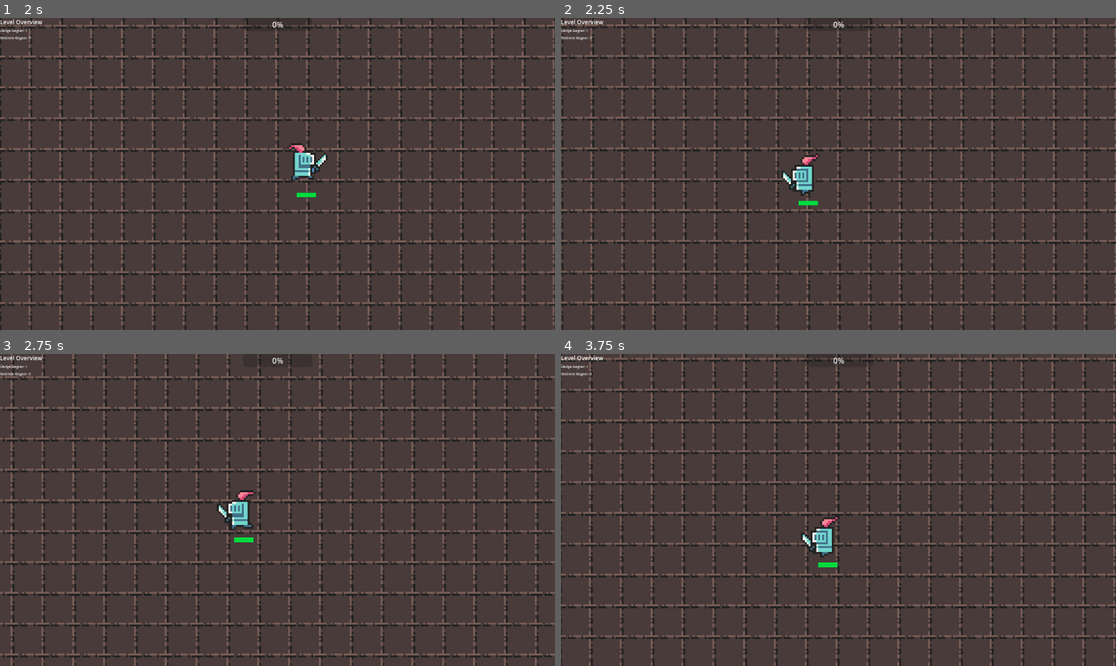
Above: before the commit, frames 1-4 (two rows, left to right).
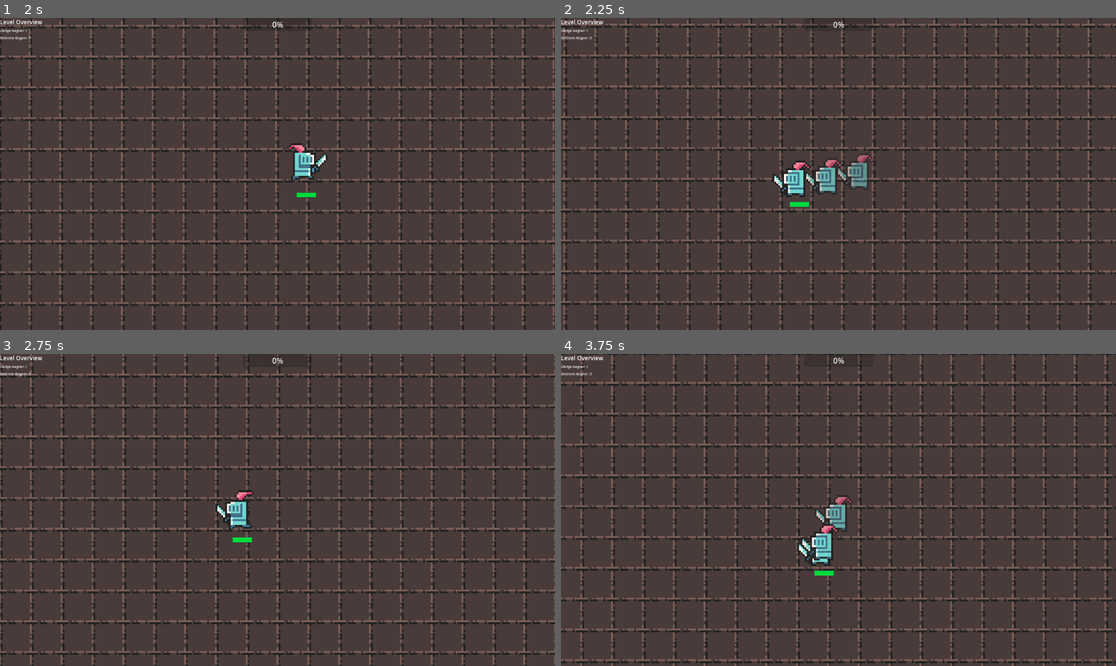
Above: after the commit, the same moments.

Repository: Lukas74m/gae_ca2
Game: Godot game, scene res://scenes/mainMenu/Main_Menu.tscn
Same seed, same stepped clock (60 frames per second), same inputs: the game is played once before the commit and once after it.
Inputs (mouse positions are in pixels of both pictures, inside the frame that each line leads up to):
- Up to frame 1 (2 s): click "Spielen" at 0.5 s; move the mouse to (399, 158) at 1.27 s; hold Q (attack) from 1.28 s (still down); tap E (dash) at 1.55 s
- Up to frame 2 (2.25 s): move the mouse to (727, 189) at 2.02 s; release Q (attack) at 2.03 s; tap E (dash) at 2.1 s
- Up to frame 3 (2.75 s): tap Q (attack) at 2.3 s
- Up to frame 4 (3.75 s): move the mouse to (894, 441) at 2.77 s; hold Q (attack) 2.78-3.53 s; tap E (dash) at 3.05, 3.6 s; move the mouse to (810, 572) at 3.52 s

Frame 1 is identical in both runs. In frame 2, 21% of the frame differs, in the area x 0-100%, y 0-100%; in frame 3, 26%; in frame 4, 29%.

Commit message:
player dash

Diff:
--- a/gae-ca2/scenes/enemies/bosses/BossBase.tscn
+++ b/gae-ca2/scenes/enemies/bosses/BossBase.tscn
@@ -47,13 +47,11 @@
 
 [node name="BossAnimation" type="AnimatedSprite2D" parent="." index="2"]
 position = Vector2(0, 1.58946e-06)
-scale = Vector2(1, 1)
 sprite_frames = SubResource("SpriteFrames_xvspy")
 animation = &"attack"
 
 [node name="CollisionShape2D" type="CollisionShape2D" parent="." index="3"]
 position = Vector2(26.6667, 20)
-scale = Vector2(1, 1)
 shape = SubResource("CapsuleShape2D_arcqg")
 
 [node name="BossCenter" type="Marker2D" parent="." index="4"]
--- a/gae-ca2/scenes/player/Player.tscn
+++ b/gae-ca2/scenes/player/Player.tscn
@@ -1,7 +1,8 @@
-[gd_scene load_steps=25 format=3 uid="uid://c5o7ciyvg8l1k"]
+[gd_scene load_steps=28 format=3 uid="uid://c5o7ciyvg8l1k"]
 
 [ext_resource type="Script" uid="uid://cnul1yq56e3sh" path="res://scripts/player/player.gd" id="1_gfjak"]
 [ext_resource type="Texture2D" uid="uid://be54xp6d03gkl" path="res://assets/player/Character_Attack_new.png" id="2_c3xxp"]
+[ext_resource type="PackedScene" uid="uid://bto6qrfftmiin" path="res://scenes/player/ghost.tscn" id="2_npwbq"]
 [ext_resource type="Texture2D" uid="uid://bt0sojp5xikm8" path="res://assets/player/Character_Idle_new.png" id="3_npwbq"]
 [ext_resource type="Texture2D" uid="uid://c73nbi7bwn3h3" path="res://assets/player/Character_Walk_new.png" id="4_v42im"]
 [ext_resource type="PackedScene" uid="uid://c4s7ucak0uoa0" path="res://scenes/components/Health.tscn" id="5_tpg5x"]
@@ -38,6 +39,14 @@
 [sub_resource type="AtlasTexture" id="AtlasTexture_8qjgm"]
 atlas = ExtResource("2_c3xxp")
 region = Rect2(224, 0, 32, 32)
+
+[sub_resource type="AtlasTexture" id="AtlasTexture_npwbq"]
+atlas = ExtResource("4_v42im")
+region = Rect2(0, 0, 32, 32)
+
+[sub_resource type="AtlasTexture" id="AtlasTexture_v42im"]
+atlas = ExtResource("4_v42im")
+region = Rect2(96, 0, 32, 32)
 
 [sub_resource type="AtlasTexture" id="AtlasTexture_ejd4k"]
 atlas = ExtResource("3_npwbq")
@@ -100,6 +109,17 @@
 }, {
 "frames": [{
 "duration": 1.0,
+"texture": SubResource("AtlasTexture_npwbq")
+}, {
+"duration": 1.0,
+"texture": SubResource("AtlasTexture_v42im")
+}],
+"loop": false,
+"name": &"dash",
+"speed": 5.0
+}, {
+"frames": [{
+"duration": 1.0,
 "texture": SubResource("AtlasTexture_ejd4k")
 }, {
 "duration": 1.0,
@@ -140,12 +160,14 @@
 [node name="Player" type="CharacterBody2D"]
 position = Vector2(9, 0)
 script = ExtResource("1_gfjak")
+dash_ghost_scene = ExtResource("2_npwbq")
 
 [node name="AnimatedSprite2D" type="AnimatedSprite2D" parent="."]
 position = Vector2(-10, 0)
 sprite_frames = SubResource("SpriteFrames_tpg5x")
-animation = &"idle"
+animation = &"dash"
 autoplay = "idle"
+frame_progress = 0.712099
 
 [node name="CollisionShape2D" type="CollisionShape2D" parent="."]
 position = Vector2(-9, 0)
--- /dev/null
+++ b/gae-ca2/scenes/player/ghost.tscn
@@ -0,0 +1,6 @@
+[gd_scene load_steps=2 format=3 uid="uid://bto6qrfftmiin"]
+
+[ext_resource type="Script" uid="uid://c476vddo6j062" path="res://scripts/player/ghost_animation.gd" id="1_16qp1"]
+
+[node name="Ghost" type="Sprite2D"]
+script = ExtResource("1_16qp1")
--- a/gae-ca2/scripts/components/playerStatsComponent/player_stats_component.gd
+++ b/gae-ca2/scripts/components/playerStatsComponent/player_stats_component.gd
@@ -4,9 +4,9 @@
 # base stats from the player
 var base_stats = {
 	"attack_damage": 25,
-	"attack_range": 10,
+	"attack_range": 15,
 	#"attack_cooldown": 2, 				# Cooldown is based on animations
-	"dash_speed": 200,
+	"dash_speed": 250,
 	"movement_speed": 100,
 	"max_health": 500,
 	"crit_rate": 0.2,
--- /dev/null
+++ b/gae-ca2/scripts/player/ghost_animation.gd
@@ -0,0 +1,14 @@
+extends Sprite2D
+
+@export var fade_duration := 0.3
+var fade_timer := 0.0
+
+func _ready():
+	fade_timer = fade_duration
+	modulate.a = 0.6  # Anfangstransparenz
+
+func _process(delta):
+	fade_timer -= delta
+	modulate.a = fade_timer / fade_duration
+	if fade_timer <= 0.0:
+		queue_free()
--- a/gae-ca2/scripts/player/player.gd
+++ b/gae-ca2/scripts/player/player.gd
@@ -13,8 +13,12 @@
 @onready var player_sprite: AnimatedSprite2D = $AnimatedSprite2D
 @onready var health = $Health
 @onready var player_center: Marker2D = $PlayerCenter
+@export var dash_ghost_scene: PackedScene
+var ghost_spawn_interval := 0.05
+var ghost_timer := 0.0
+var is_dashing: bool = false
 
-var is_dashing: bool = false
+
 var dash_time_left: float = 0.0
 var dash_cooldown_left: float = 0.0
 var dash_direction: Vector2 = Vector2.ZERO
@@ -61,6 +65,10 @@
 		PlayerState.DASH:
 			player_sprite.play("dash")
 			velocity = dash_direction * get_stat("dash_speed")
+			ghost_timer -= delta
+			if ghost_timer <= 0.0:
+				spawn_dash_ghost()
+				ghost_timer = ghost_spawn_interval
 			dash_time_left -= delta
 			if dash_time_left <= 0.0:
 				change_state(PlayerState.IDLE)
@@ -140,3 +148,10 @@
 	change_state(PlayerState.DEAD)
 	await get_tree().create_timer(1.2).timeout
 	get_tree().change_scene_to_file("res://scenes/deathscreen/Deathscreen.tscn")
+
+func spawn_dash_ghost():
+	var ghost = dash_ghost_scene.instantiate() as Sprite2D
+	ghost.texture = player_sprite.sprite_frames.get_frame_texture(player_sprite.animation, player_sprite.frame)
+	ghost.global_position = player_center.global_position
+	ghost.flip_h = player_sprite.flip_h
+	get_parent().add_child(ghost)
Not shown, added: gae-ca2/scripts/player/ghost_animation.gd.uid
